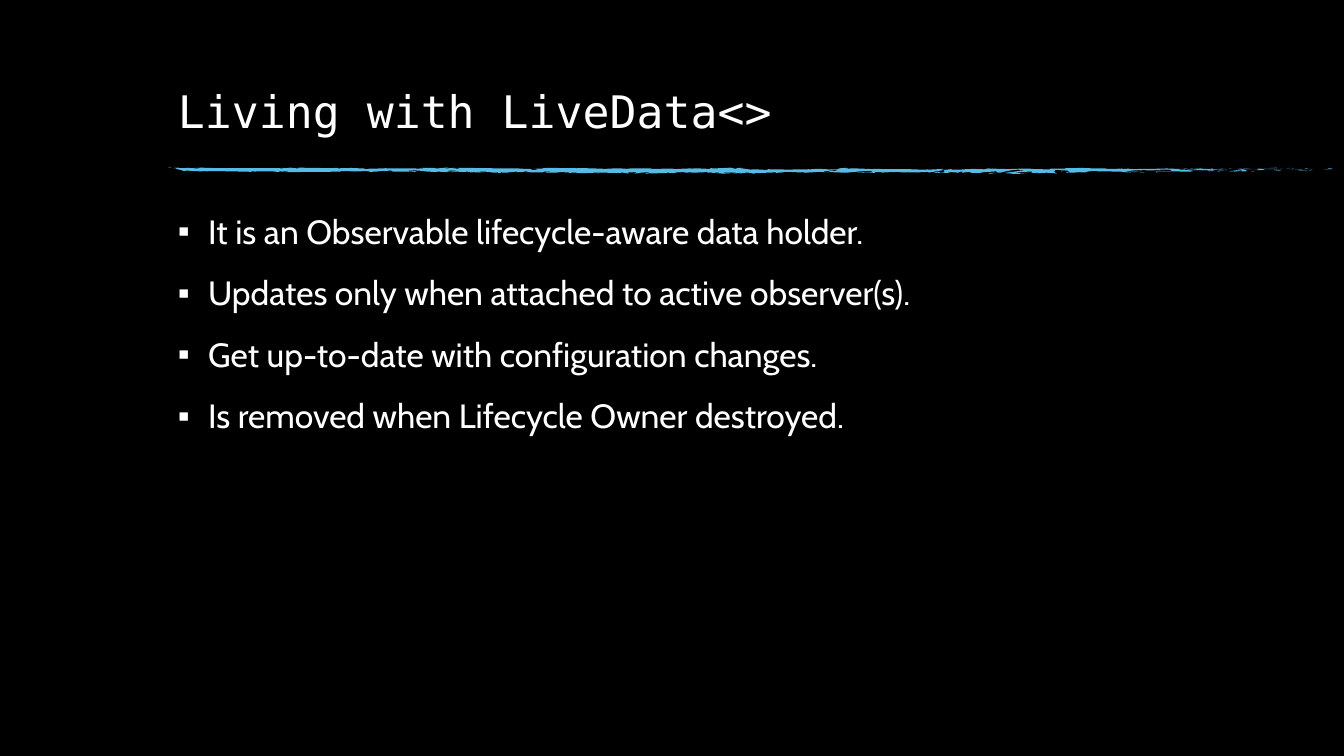
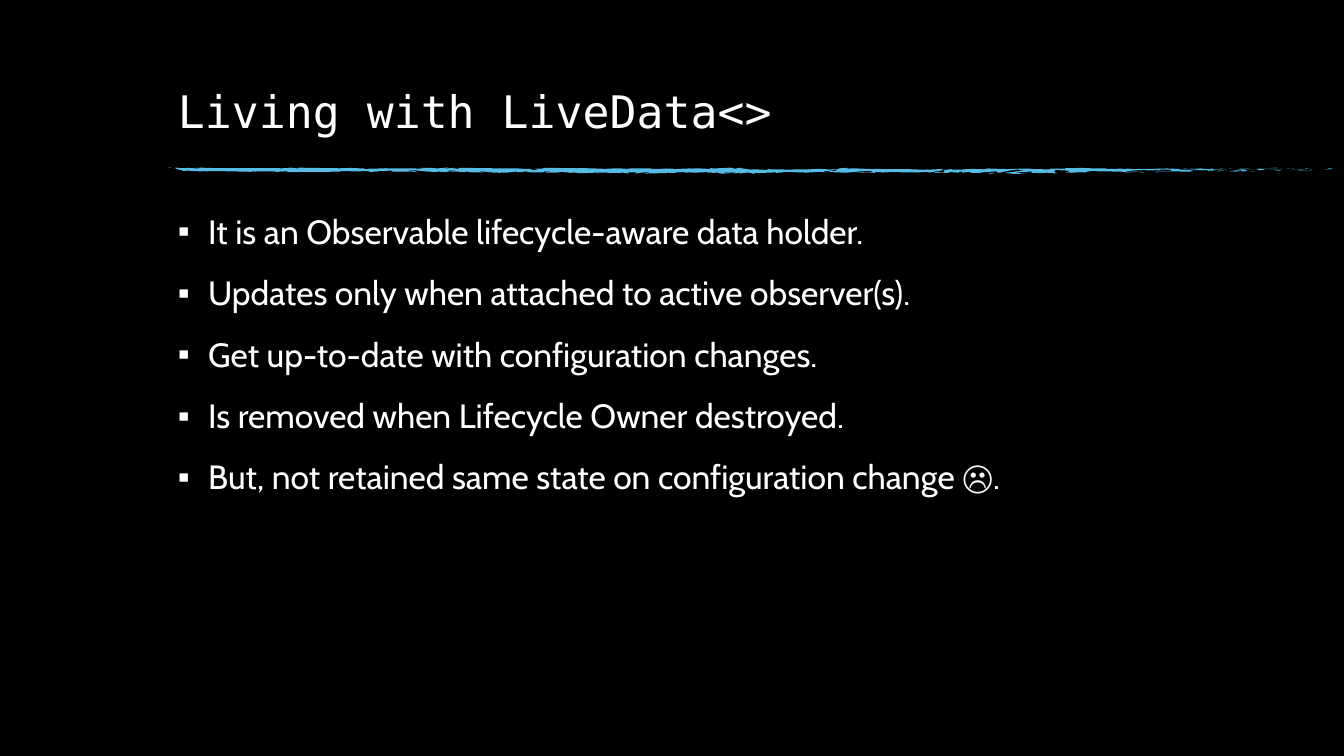
Before and after one commit to sanathe06/meetup2018-02-22, a slide deck: slide 11 of Android Architecture Components.pptx (slide 12 before the commit). Drawn at 1344x756 pixels with LibreOffice and Linux fonts; fonts in the diff are those of the drawing; background and template pictures are left out. Boxes give left, top, right and bottom in pixels: in the first picture for what was removed or moved away, otherwise in the second. Text is boxed around its words. In the diff, an @@ line names an element or a change of style, - is before the commit and + after.

```diff
--- a/Android Architecture Components.pptx
+++ b/Android Architecture Components.pptx
@@ text at (208,463,954,498): paragraph added @@
+▪ But, not retained same state on configuration change ☹.
```
Also in this commit, not shown: 3 other slides changed, 12 slides added, 3 slides removed, 22 other files.
